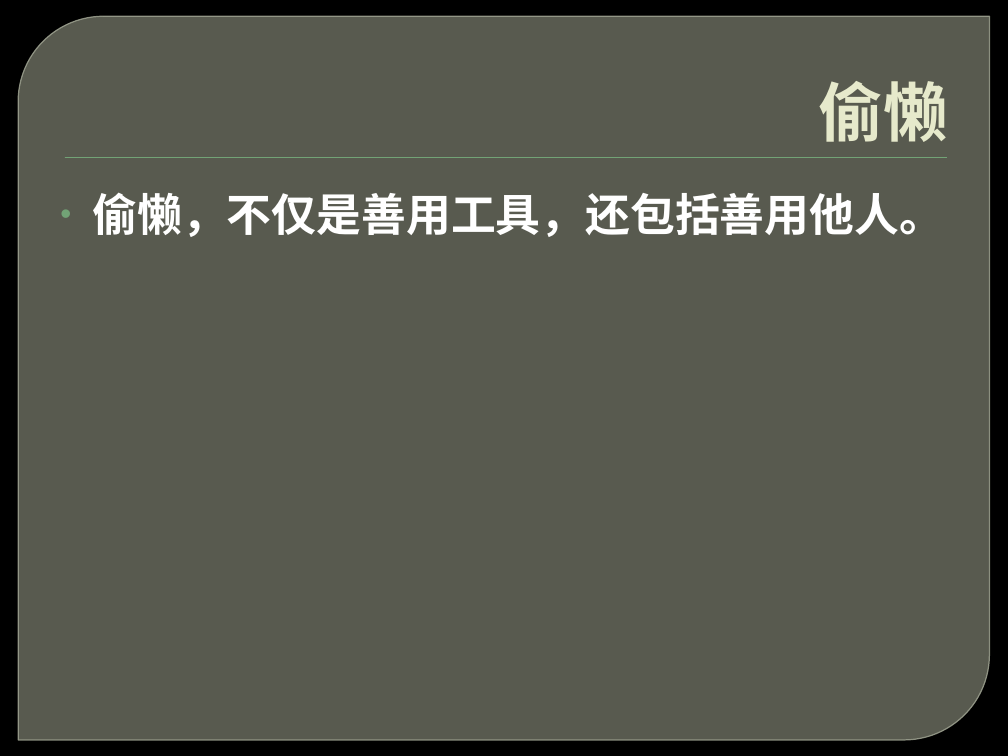
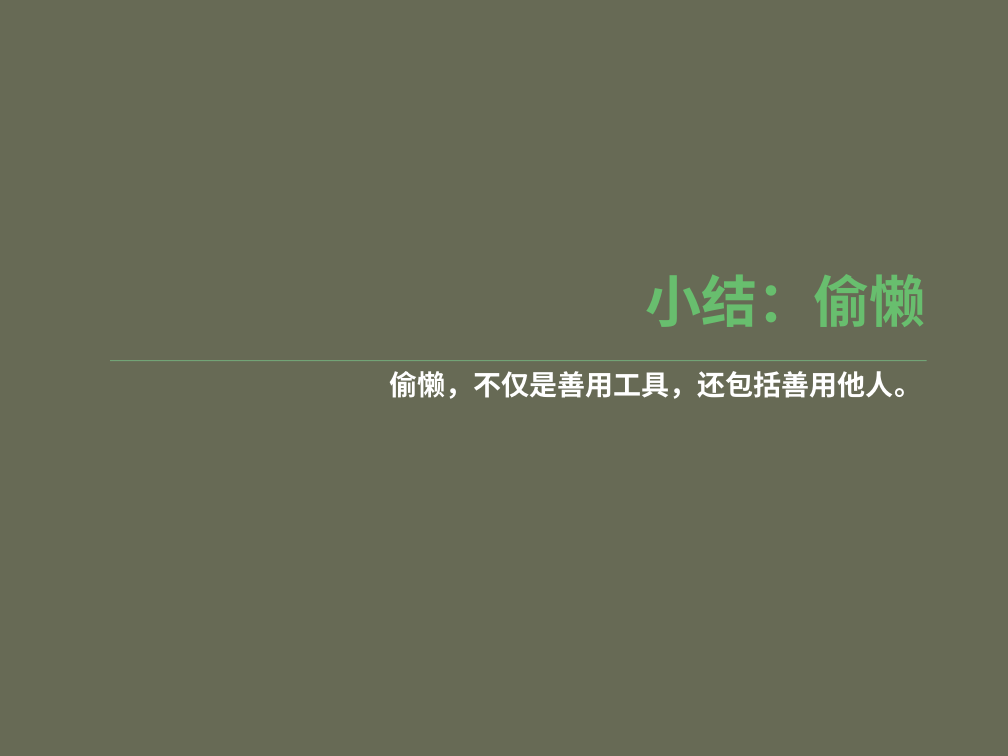
Before and after one commit to ghj1976/lecture, a slide deck: slide 18 of 工作方式/累死你的不是工作，而是工作方式.pptx (slide 11 before the commit). Drawn at 1008x756 pixels with LibreOffice and Linux fonts; fonts in the diff are those of the drawing; background and template pictures are left out. Boxes give left, top, right and bottom in pixels: in the first picture for what was removed or moved away, otherwise in the second. Text is boxed around its words. In the diff, an @@ line names an element or a change of style, - is before the commit and + after.

```diff
--- a/工作方式/累死你的不是工作，而是工作方式.pptx
+++ b/工作方式/累死你的不是工作，而是工作方式.pptx
@@ background picture (left out) to #676A55 @@
@@ round diag rect removed at (18, 16, 990, 740) @@
@@ title at (646, 274, 926, 327): text changed; size 46 to 40 pt; text colour #E7EACB to #69BF70 @@
-偷懒
+小结：偷懒
@@ text "偷懒，不仅是善用工具，还包括善用他人。": place and size @@
-text "偷懒，不仅是善用工具，还包括善用他人。" at (93, 192, 945, 237)
+text "偷懒，不仅是善用工具，还包括善用他人。" at (389, 371, 922, 399)
@@ text "偷懒，不仅是善用工具，还包括善用他人。" at (389, 371, 922, 399): size 32 to 20 pt, font Roboto Slab to Noto Sans CJK SC; alignment left to right; bullet • to none @@
@@ rectangle: place and size @@
-rectangle at (65, 157, 947, 158)
+rectangle at (110, 360, 926, 361)
```
Also in this commit, not shown: 8 other slides changed, 12 slides added, 1 slide removed.
